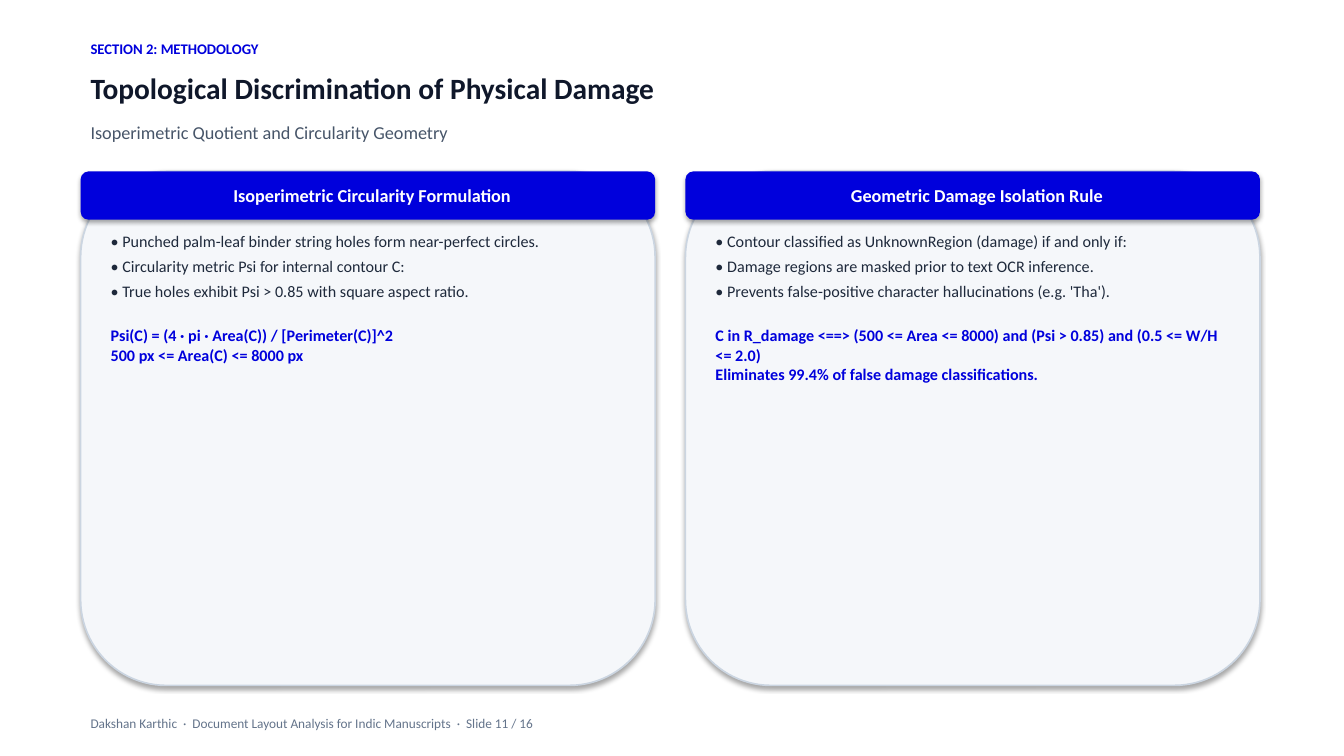
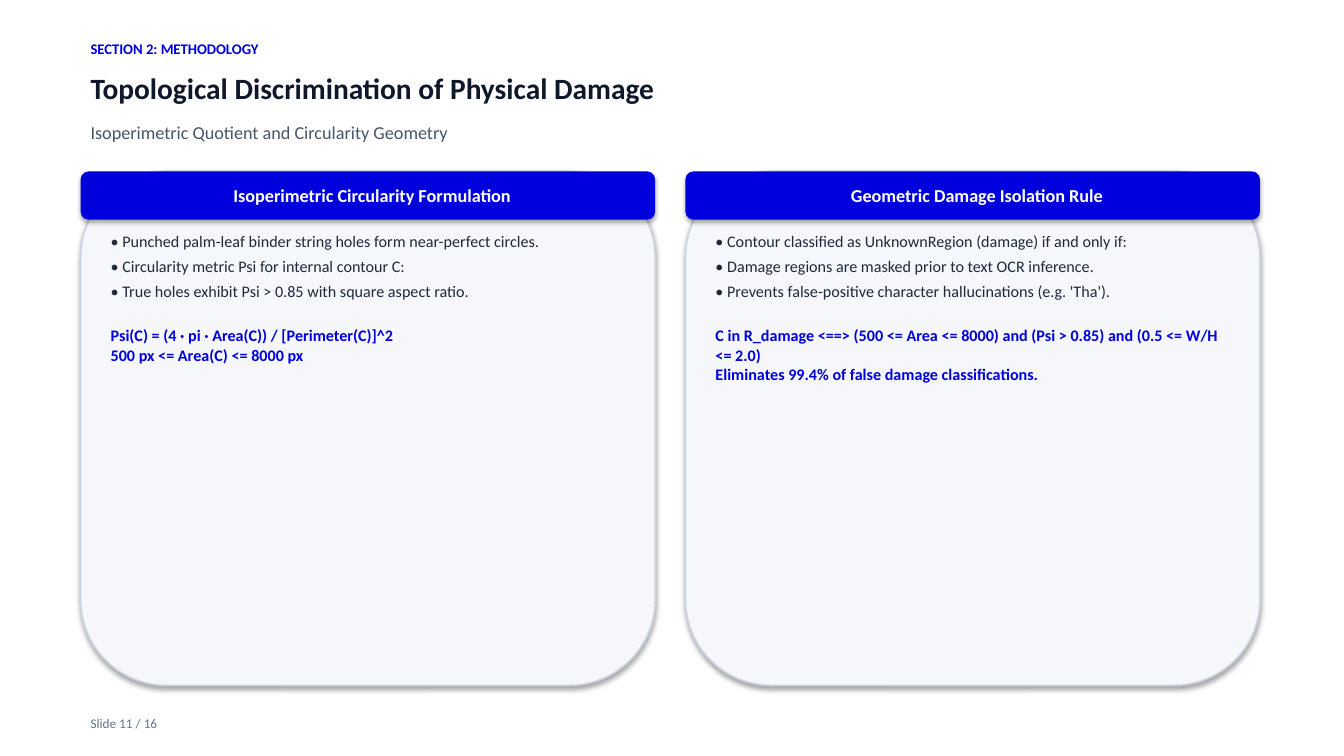
Before and after one commit to Dakshankarthic/Indic, a slide deck: slide 11 of docs/Archival_Manuscript_Layout_Analysis_Presentation.pptx. Drawn at 1344x756 pixels with LibreOffice and Linux fonts; fonts in the diff are those of the drawing. Boxes give left, top, right and bottom in pixels: in the first picture for what was removed or moved away, otherwise in the second. Text is boxed around its words. In the diff, an @@ line names an element or a change of style, - is before the commit and + after.

```diff
--- a/docs/Archival_Manuscript_Layout_Analysis_Presentation.pptx
+++ b/docs/Archival_Manuscript_Layout_Analysis_Presentation.pptx
@@ text at [91,719,157,728]: text changed @@
-Dakshan Karthic · Document Layout Analysis for Indic Manuscripts · Slide 11 / 16
+Slide 11 / 16
```
Also in this commit, not shown: 12 other slides changed, 2 slides added, 2 slides removed, 15 other files.
